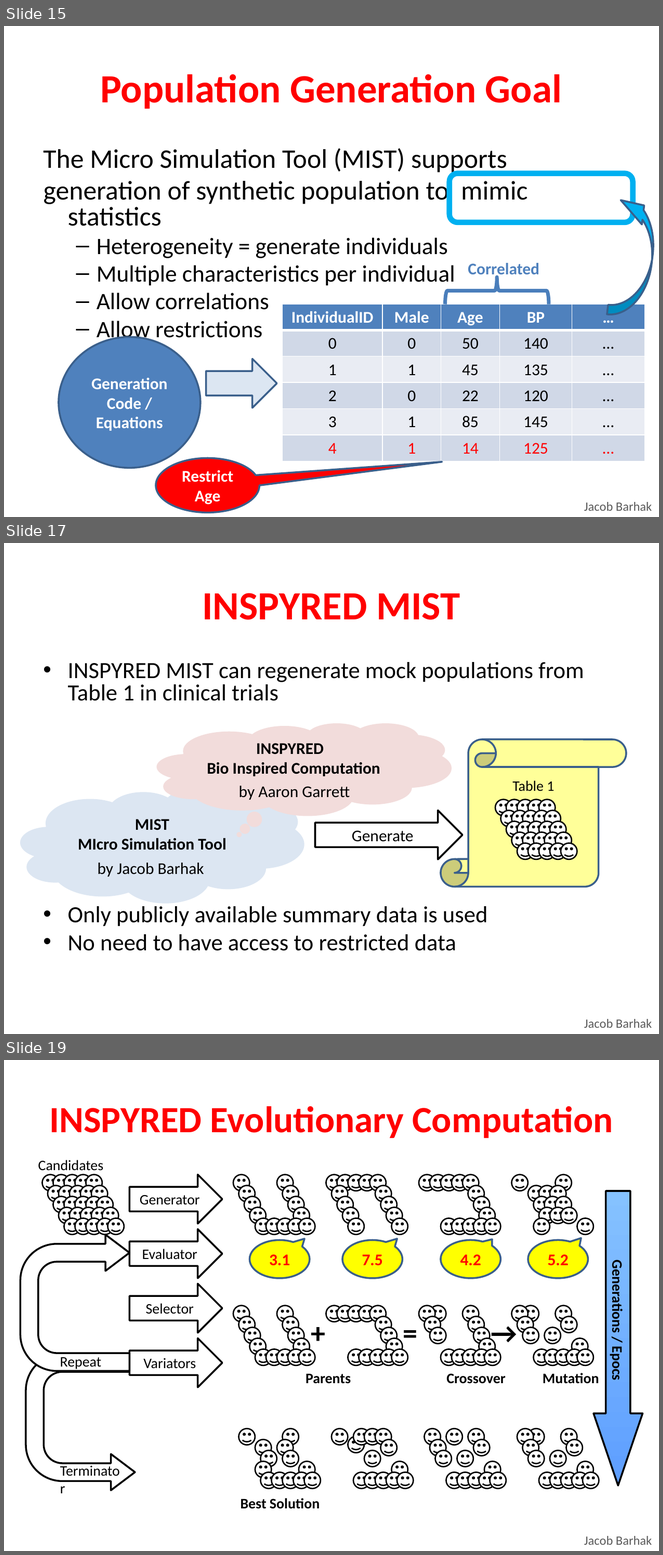
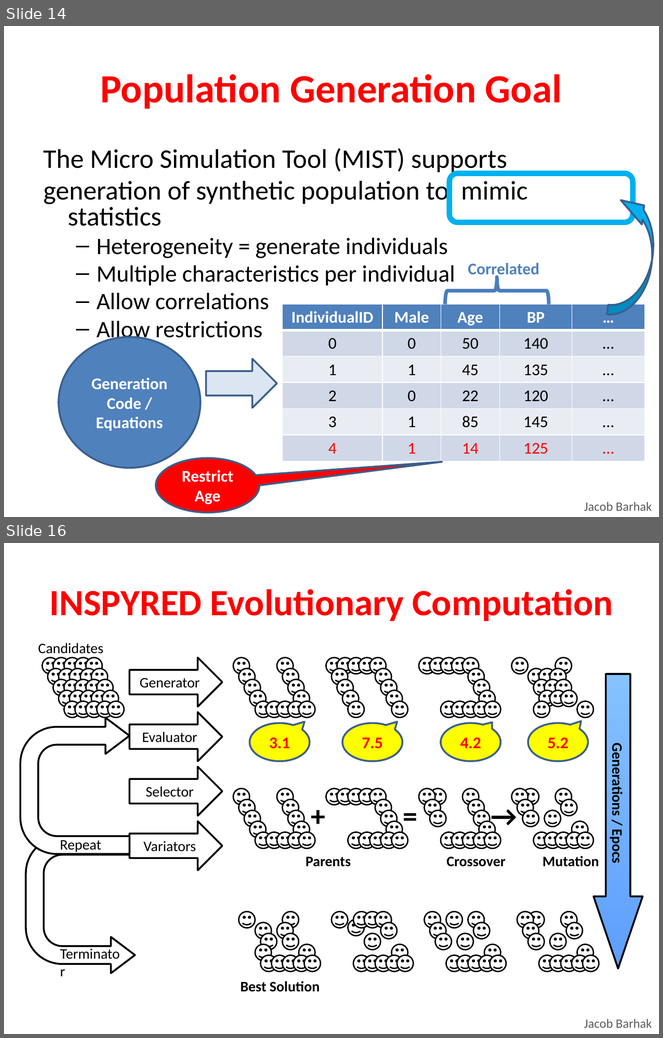
Before and after one commit to Jacob-Barhak/Presentations, a slide deck: MIDAS2021_MIST/MIDAS_Annual_Tutorial_MIST.odp. Shown one above the other, each under a label of ours: slides 15, 17 and 19 before the commit, slides 14 and 16 after it; the slides between them are not shown. The pictures are 663x1555 and 663x1038 pixels, drawn with LibreOffice and Linux fonts; fonts in the diff are those of the drawing. Boxes give left, top, right and bottom in pixels: in the first picture for what was removed or moved away, otherwise in the second. Text is boxed around its words. In the diff, an @@ line names an element or a change of style, - is before the commit and + after.

```diff
--- a/MIDAS2021_MIST/MIDAS_Annual_Tutorial_MIST.odp
+++ b/MIDAS2021_MIST/MIDAS_Annual_Tutorial_MIST.odp
@@ slide 17 removed at <box>4,543,659,1034</box>, background #FFFFFF; not listed: 1 template element that a slide beside it also shows @@
@@ text removed at <box>202,593,461,620</box> @@
-INSPYRED MIST
@@ text removed at <box>68,662,584,951</box> @@
-• INSPYRED MIST can regenerate mock populations from Table 1 in clinical trials
-• Only publicly available summary data is used
-• No need to have access to restricted data
@@ thought cloud removed at <box>157,723,452,816</box> @@
-INSPYRED
-Bio Inspired Computation
@@ vertical scroll removed at <box>441,740,626,887</box> @@
-Table 1
@@ thought cloud removed at <box>21,788,304,903</box> @@
-MIST
-MIcro Simulation Tool
@@ text removed at <box>239,786,350,800</box> @@
-by Aaron Garrett
@@ smiley face removed at <box>495,800,512,816</box> @@
@@ smiley face removed at <box>506,800,523,816</box> @@
@@ smiley face removed at <box>517,800,533,816</box> @@
@@ smiley face removed at <box>528,800,545,816</box> @@
@@ smiley face removed at <box>539,800,556,816</box> @@
@@ right arrow removed at <box>315,810,463,860</box> @@
-Generate
@@ smiley face removed at <box>501,810,517,827</box> @@
@@ smiley face removed at <box>506,822,523,838</box> @@
@@ smiley face removed at <box>512,810,528,827</box> @@
@@ smiley face removed at <box>517,822,533,838</box> @@
@@ smiley face removed at <box>523,810,539,827</box> @@
@@ smiley face removed at <box>528,822,545,838</box> @@
@@ smiley face removed at <box>533,810,550,827</box> @@
@@ smiley face removed at <box>539,822,556,838</box> @@
@@ smiley face removed at <box>545,810,561,827</box> @@
@@ smiley face removed at <box>550,822,566,838</box> @@
@@ smiley face removed at <box>512,833,528,849</box> @@
@@ smiley face removed at <box>523,833,539,849</box> @@
@@ smiley face removed at <box>533,833,550,849</box> @@
@@ smiley face removed at <box>545,833,561,849</box> @@
@@ smiley face removed at <box>556,833,572,849</box> @@
@@ smiley face removed at <box>517,843,533,860</box> @@
@@ smiley face removed at <box>528,843,545,860</box> @@
@@ smiley face removed at <box>539,843,556,860</box> @@
@@ smiley face removed at <box>550,843,566,860</box> @@
@@ smiley face removed at <box>561,843,577,860</box> @@
@@ text removed at <box>98,863,204,877</box> @@
-by Jacob Barhak
@@ what was slide 15 is now slide 14 @@
@@ what was slide 19 is now slide 16 @@
```
Also in this commit, not shown: 3 slides changed, 3 other slides removed.
